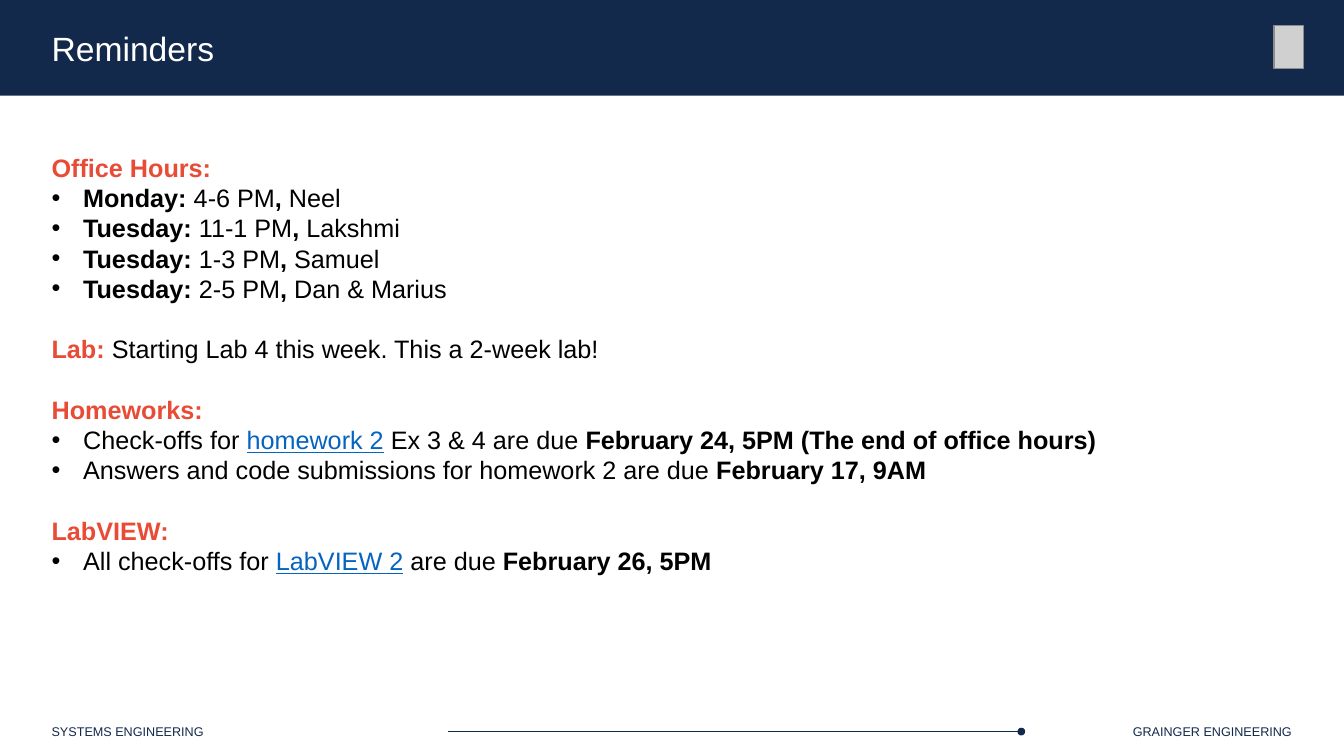
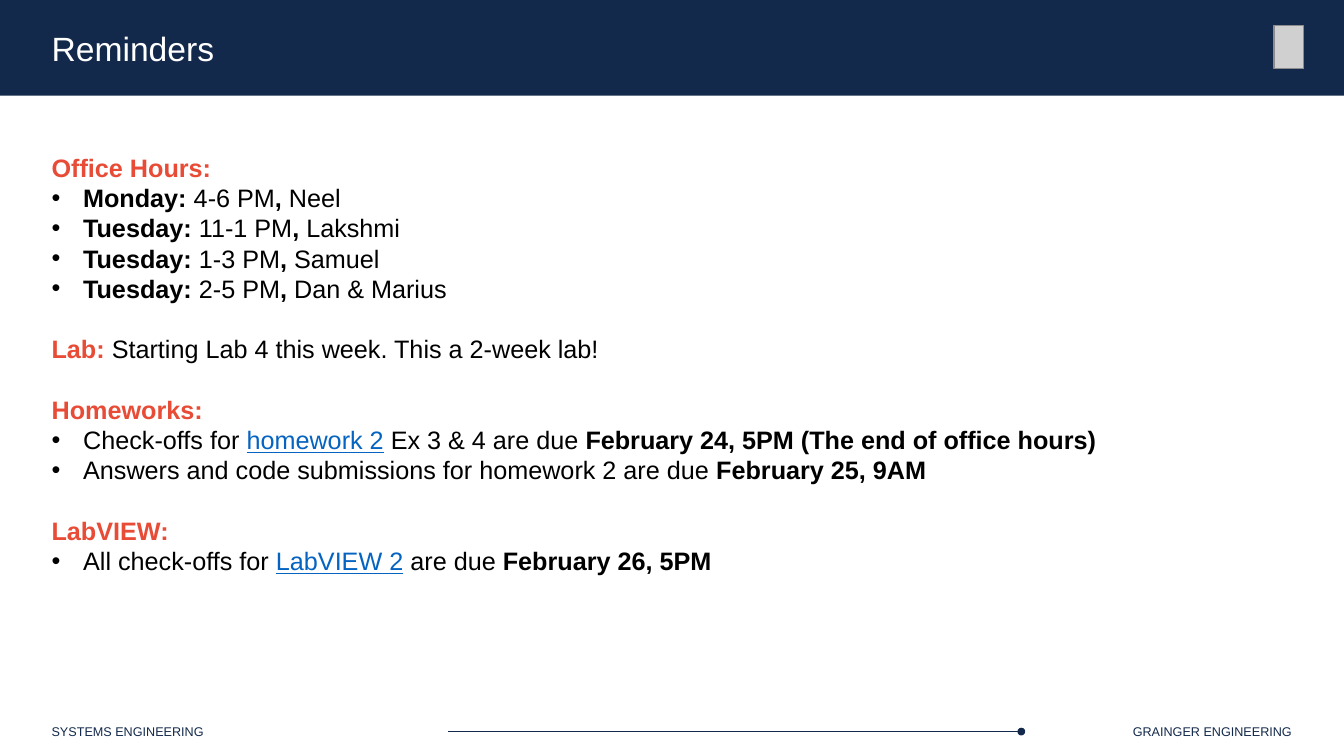
Before and after one commit to Marius-Juston/SE-423---Class-Material, a slide deck: slide 2 of Lectures/Slides/L10.pptx. Drawn at 1344x756 pixels with LibreOffice and Linux fonts; fonts in the diff are those of the drawing; grey boxes stand for pictures. Boxes give left, top, right and bottom in pixels: in the first picture for what was removed or moved away, otherwise in the second. Text is boxed around its words. In the diff, an @@ line names an element or a change of style, - is before the commit and + after.

Commit message:
corrected HW due date.

```diff
--- a/Lectures/Slides/L10.pptx
+++ b/Lectures/Slides/L10.pptx
@@ text at <box>83,460,926,485</box>: text changed @@
-• Answers and code submissions for homework 2 are due February 17, 9AM
+• Answers and code submissions for homework 2 are due February 25, 9AM
```
